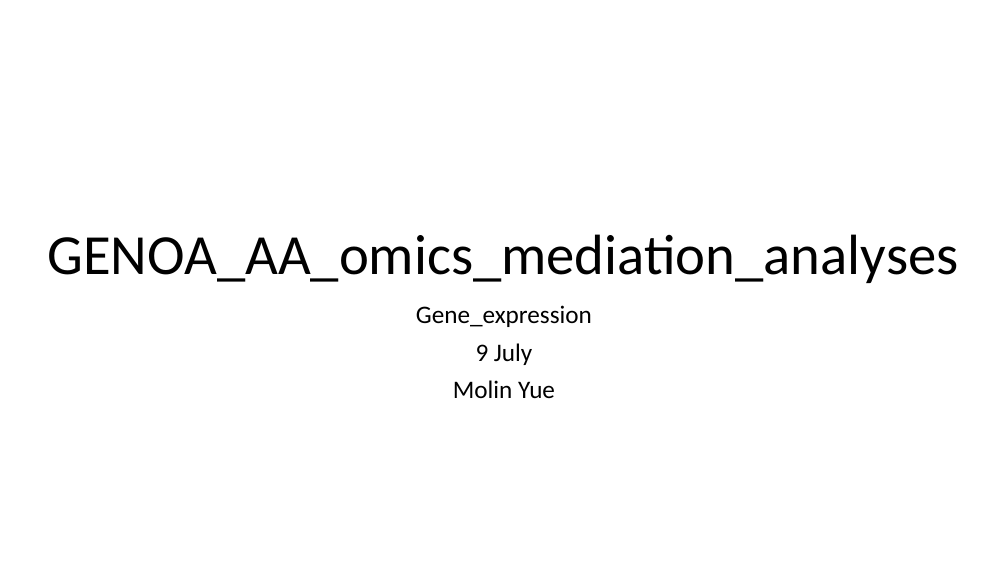
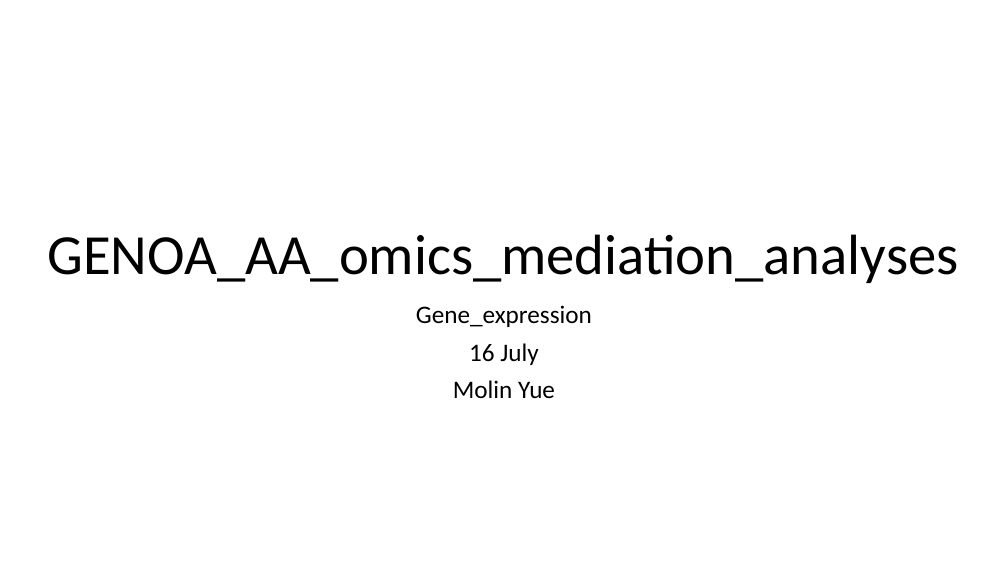
Before and after one commit to yuemolin/TWAS_study, a slide deck: slide 1 of presentation/Presentation1.pptx. Drawn at 1008x567 pixels with LibreOffice and Linux fonts; fonts in the diff are those of the drawing. Boxes give left, top, right and bottom in pixels: in the first picture for what was removed or moved away, otherwise in the second. Text is boxed around its words. In the diff, an @@ line names an element or a change of style, - is before the commit and + after.

```diff
--- a/presentation/Presentation1.pptx
+++ b/presentation/Presentation1.pptx
@@ subtitle at (x1=469, y1=343, x2=538, y2=365): text changed @@
-9 July
+16 July
```
Also in this commit, not shown: 5 slides added, 1 slide removed.
